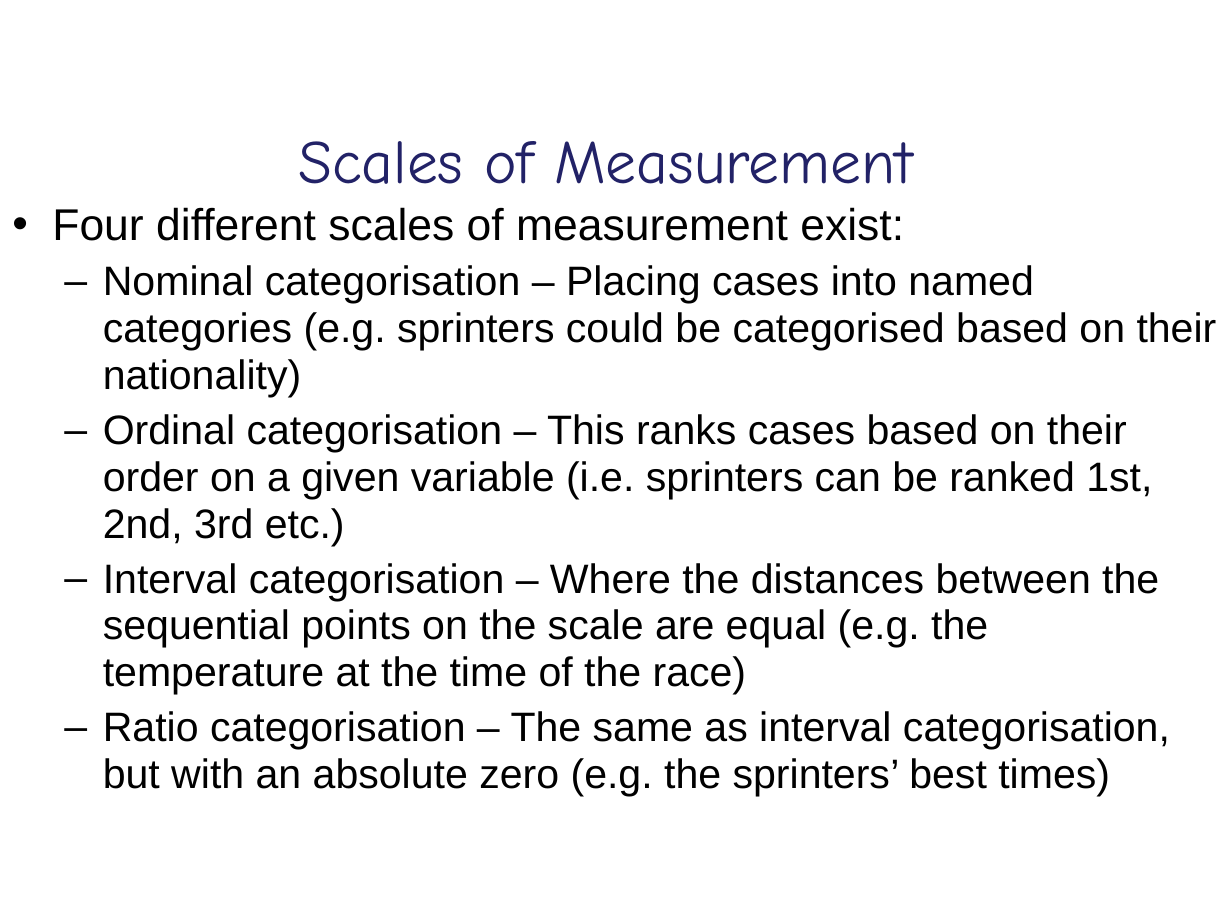
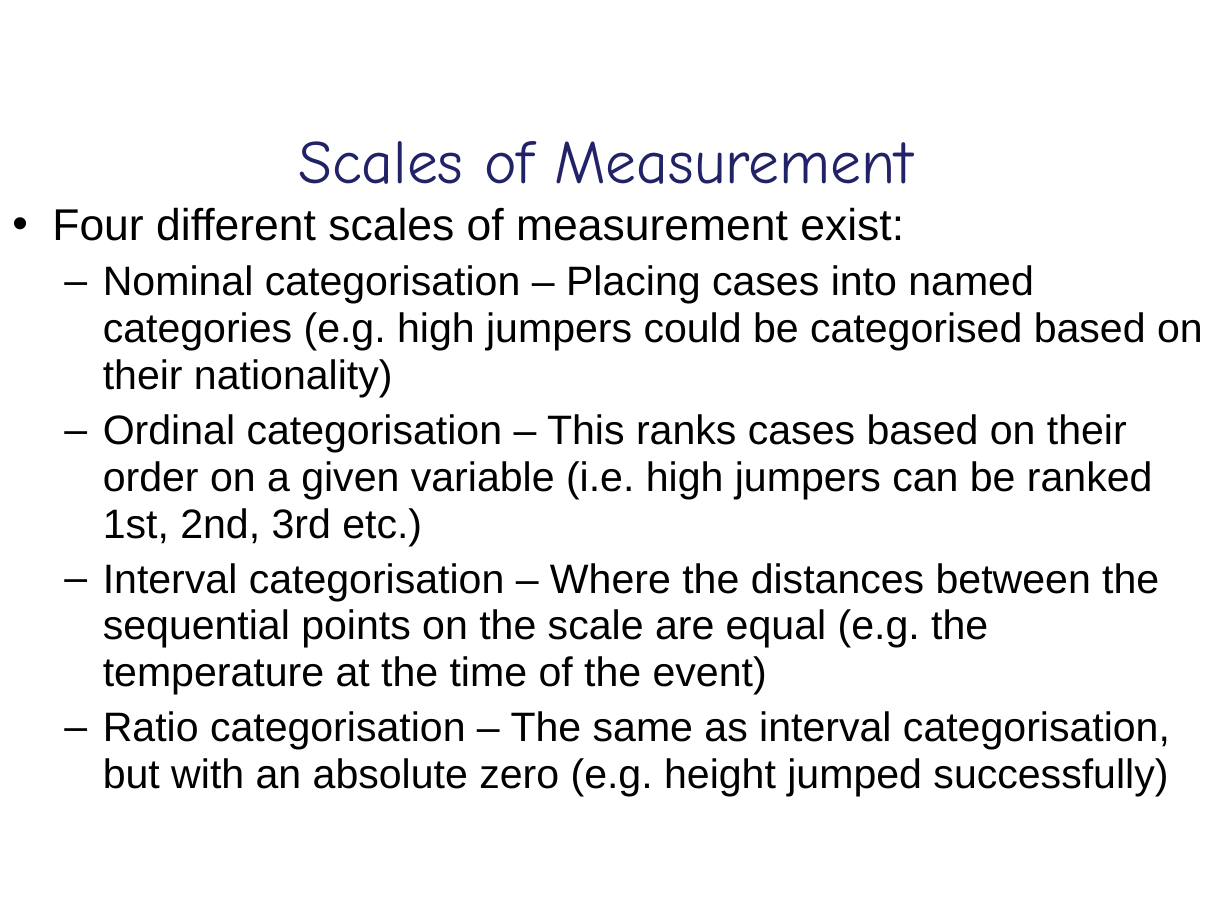
Before and after one commit to lu-psy-r/year1, a slide deck: slide 11 of PSYC121/data/Week_1/week 1 lecture slides.pptx. Drawn at 1232x924 pixels with LibreOffice and Linux fonts; fonts in the diff are those of the drawing. Boxes give left, top, right and bottom in pixels: in the first picture for what was removed or moved away, otherwise in the second. Text is boxed around its words. In the diff, an @@ line names an element or a change of style, - is before the commit and + after.

```diff
--- a/PSYC121/data/Week_1/week 1 lecture slides.pptx
+++ b/PSYC121/data/Week_1/week 1 lecture slides.pptx
@@ text at [103,265,1203,796]: text changed @@
-  – Nominal categorisation – Placing cases into named categories (e.g. sprinters could be categorised based on their nationality)
-  – Ordinal categorisation – This ranks cases based on their order on a given variable (i.e. sprinters can be ranked 1st, 2nd, 3rd etc.)
-  – Interval categorisation – Where the distances between the sequential points on the scale are equal (e.g. the temperature at the time of the race)
-  – Ratio categorisation – The same as interval categorisation, but with an absolute zero (e.g. the sprinters’ best times)
+  – Nominal categorisation – Placing cases into named categories (e.g. high jumpers could be categorised based on their nationality)
+  – Ordinal categorisation – This ranks cases based on their order on a given variable (i.e. high jumpers can be ranked 1st, 2nd, 3rd etc.)
+  – Interval categorisation – Where the distances between the sequential points on the scale are equal (e.g. the temperature at the time of the event)
+  – Ratio categorisation – The same as interval categorisation, but with an absolute zero (e.g. height jumped successfully)
```
Also in this commit, not shown: 9 other slides changed, 2 slides added, 2 slides removed, 3 other files.
